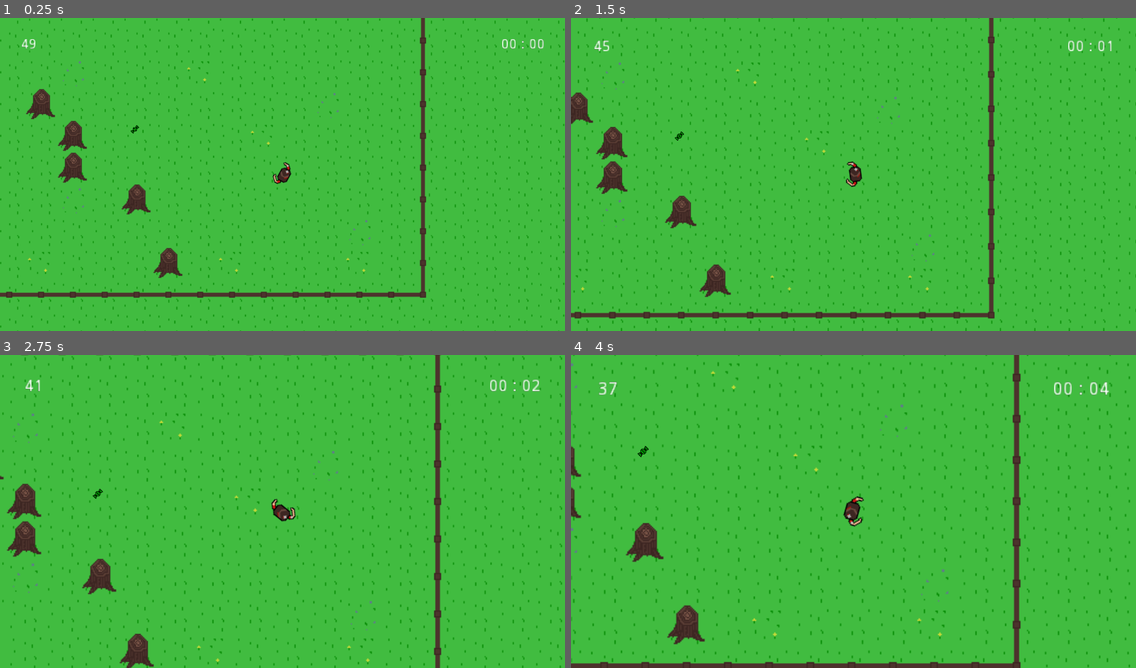
Above: before the commit, frames 1-4 (two rows, left to right).
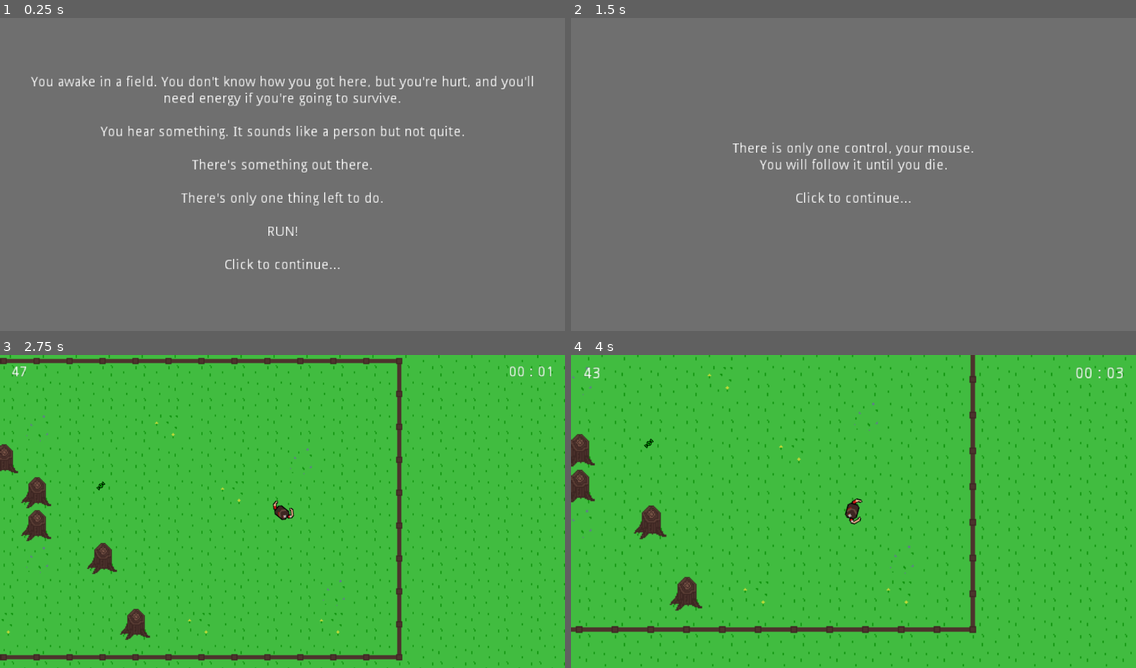
Above: after the commit, the same moments.

Repository: fanduin/animated-enigma
Game: Godot game, scene res://scenes/Boot.tscn
Same seed, same stepped clock (60 frames per second), same inputs: the game is played once before the commit and once after it. Before the commit the project starts from res://scenes/Main.tscn.
Inputs (mouse positions are in pixels of both pictures, inside the frame that each line leads up to):
- Up to frame 1 (0.25 s): no input
- Up to frame 2 (1.5 s): tap Enter at 0.5 s; move the mouse to (977, 158) at 0.52 s; click (977, 158) at 0.67 s; move the mouse to (740, 190) at 1.27 s; click (740, 190) at 1.42 s
- Up to frame 3 (2.75 s): move the mouse to (339, 442) at 2.02 s; click (339, 442) at 2.17 s
- Up to frame 4 (4 s): move the mouse to (825, 574) at 2.77 s; click (825, 574) at 2.92 s; move the mouse to (1023, 558) at 3.52 s; click (1023, 558) at 3.67 s

The runs differ from the first frame. In frame 1, 100% of the frame differs, in the area x 0-100%, y 0-100%; in frame 2, 100%; in frame 3, 11%; in frame 4, 11%.

Commit message:
Added simple boot screen and restarting

Diff:
--- a/project.godot
+++ b/project.godot
@@ -16,7 +16,8 @@
 [application]
 
 config/name="GMTK 2019"
-run/main_scene="res://scenes/Main.tscn"
+run/main_scene="res://scenes/Boot.tscn"
+boot_splash/image="res://Assets/Textures/candy.png"
 config/icon="res://Assets/Textures/icon.png"
 
 [display]
--- /dev/null
+++ b/scenes/Boot.tscn
@@ -0,0 +1,71 @@
+[gd_scene load_steps=2 format=2]
+
+[ext_resource path="res://scripts/Boot.gd" type="Script" id=1]
+
+[node name="Boot" type="Node2D"]
+script = ExtResource( 1 )
+
+[node name="ColorRect" type="ColorRect" parent="."]
+margin_right = 576.0
+margin_bottom = 320.0
+color = Color( 0.439216, 0.439216, 0.439216, 1 )
+
+[node name="MarginContainer" type="MarginContainer" parent="."]
+anchor_right = 1.0
+margin_right = 576.0
+margin_bottom = 320.0
+custom_constants/margin_right = 20
+custom_constants/margin_top = 20
+custom_constants/margin_left = 20
+custom_constants/margin_bottom = 20
+
+[node name="VBoxContainer" type="VBoxContainer" parent="MarginContainer"]
+margin_left = 20.0
+margin_top = 20.0
+margin_right = 556.0
+margin_bottom = 300.0
+custom_constants/separation = 20
+alignment = 1
+
+[node name="P1" type="Label" parent="MarginContainer/VBoxContainer"]
+margin_top = 39.0
+margin_right = 536.0
+margin_bottom = 70.0
+text = "You awake in a field. You don't know how you got here, but you're hurt, and you'll
+need energy if you're going to survive."
+align = 1
+
+[node name="P2" type="Label" parent="MarginContainer/VBoxContainer"]
+margin_top = 90.0
+margin_right = 536.0
+margin_bottom = 104.0
+text = "You hear something. It sounds like a person but not quite."
+align = 1
+
+[node name="P3" type="Label" parent="MarginContainer/VBoxContainer"]
+margin_top = 124.0
+margin_right = 536.0
+margin_bottom = 138.0
+text = "There's something out there."
+align = 1
+
+[node name="P4" type="Label" parent="MarginContainer/VBoxContainer"]
+margin_top = 158.0
+margin_right = 536.0
+margin_bottom = 172.0
+text = "There's only one thing left to do."
+align = 1
+
+[node name="P5" type="Label" parent="MarginContainer/VBoxContainer"]
+margin_top = 192.0
+margin_right = 536.0
+margin_bottom = 206.0
+text = "RUN!"
+align = 1
+
+[node name="P6" type="Label" parent="MarginContainer/VBoxContainer"]
+margin_top = 226.0
+margin_right = 536.0
+margin_bottom = 240.0
+text = "Click to continue..."
+align = 1
--- /dev/null
+++ b/scenes/Controls.tscn
@@ -0,0 +1,31 @@
+[gd_scene load_steps=2 format=2]
+
+[ext_resource path="res://scripts/Controls.gd" type="Script" id=1]
+
+[node name="Controls" type="Node2D"]
+script = ExtResource( 1 )
+
+[node name="ColorRect" type="ColorRect" parent="."]
+margin_right = 576.0
+margin_bottom = 320.0
+color = Color( 0.439216, 0.439216, 0.439216, 1 )
+
+[node name="MarginContainer" type="MarginContainer" parent="."]
+margin_right = 576.0
+margin_bottom = 320.0
+
+[node name="VBoxContainer" type="VBoxContainer" parent="MarginContainer"]
+margin_right = 576.0
+margin_bottom = 320.0
+
+[node name="P1" type="Label" parent="MarginContainer/VBoxContainer"]
+margin_top = 127.0
+margin_right = 576.0
+margin_bottom = 192.0
+size_flags_vertical = 6
+text = "There is only one control, your mouse.
+You will follow it until you die.
+
+Click to continue..."
+align = 1
+valign = 1
--- a/scenes/GUI.tscn
+++ b/scenes/GUI.tscn
@@ -1,29 +1,56 @@
-[gd_scene format=2]
+[gd_scene load_steps=2 format=2]
+
+[ext_resource path="res://scripts/GUI.gd" type="Script" id=1]
 
 [node name="GUI" type="CanvasLayer"]
+script = ExtResource( 1 )
 
 [node name="MarginContainer" type="MarginContainer" parent="."]
 anchor_right = 1.0
 margin_bottom = 14.0
-custom_constants/margin_right = 20
-custom_constants/margin_top = 20
-custom_constants/margin_left = 20
-custom_constants/margin_bottom = 20
+custom_constants/margin_right = 10
+custom_constants/margin_top = 10
+custom_constants/margin_left = 10
+custom_constants/margin_bottom = 10
 
-[node name="HBoxContainer" type="HBoxContainer" parent="MarginContainer"]
-margin_left = 20.0
-margin_top = 20.0
+[node name="VBoxContainer" type="VBoxContainer" parent="MarginContainer"]
+margin_left = 10.0
+margin_top = 10.0
+margin_right = 566.0
+margin_bottom = 42.0
+
+[node name="HBoxContainer" type="HBoxContainer" parent="MarginContainer/VBoxContainer"]
 margin_right = 556.0
-margin_bottom = 34.0
+margin_bottom = 14.0
 
-[node name="Speed" type="Label" parent="MarginContainer/HBoxContainer"]
-margin_right = 496.0
+[node name="Speed" type="Label" parent="MarginContainer/VBoxContainer/HBoxContainer"]
+margin_right = 516.0
 margin_bottom = 14.0
 size_flags_horizontal = 3
 text = "100"
 
-[node name="Time" type="Label" parent="MarginContainer/HBoxContainer"]
-margin_left = 500.0
-margin_right = 536.0
+[node name="Time" type="Label" parent="MarginContainer/VBoxContainer/HBoxContainer"]
+margin_left = 520.0
+margin_right = 556.0
 margin_bottom = 14.0
 text = "00:00"
+
+[node name="Dead" type="Label" parent="MarginContainer/VBoxContainer"]
+visible = false
+margin_top = 18.0
+margin_right = 536.0
+margin_bottom = 32.0
+text = "YOU DEAD"
+align = 1
+
+[node name="RestartTime" type="Label" parent="MarginContainer/VBoxContainer"]
+visible = false
+margin_top = 18.0
+margin_right = 556.0
+margin_bottom = 32.0
+text = "00:00"
+align = 1
+
+[node name="RestartTimer" type="Timer" parent="."]
+wait_time = 5.0
+[connection signal="timeout" from="RestartTimer" to="." method="_on_RestartTimer_timeout"]
--- a/scenes/Main.tscn
+++ b/scenes/Main.tscn
@@ -1,12 +1,11 @@
-[gd_scene load_steps=21 format=2]
+[gd_scene load_steps=20 format=2]
 
 [ext_resource path="res://Assets/Tilesets/tileset.png" type="Texture" id=1]
 [ext_resource path="res://scenes/Pickup.tscn" type="PackedScene" id=2]
 [ext_resource path="res://scenes/Player.tscn" type="PackedScene" id=3]
 [ext_resource path="res://scripts/Camera.gd" type="Script" id=4]
 [ext_resource path="res://scenes/GUI.tscn" type="PackedScene" id=5]
-[ext_resource path="res://scripts/GUI.gd" type="Script" id=6]
-[ext_resource path="res://scenes/Zombie.tscn" type="PackedScene" id=7]
+[ext_resource path="res://scenes/Zombie.tscn" type="PackedScene" id=6]
 
 [sub_resource type="NavigationPolygon" id=1]
 vertices = PoolVector2Array( 0, 0, 32, 0, 32, 32, 0, 32 )
@@ -144,9 +143,8 @@
 script = ExtResource( 4 )
 
 [node name="GUI" parent="." instance=ExtResource( 5 )]
-script = ExtResource( 6 )
 
-[node name="Zombie" parent="." instance=ExtResource( 7 )]
+[node name="Zombie" parent="." instance=ExtResource( 6 )]
 position = Vector2( 99.1398, 204.111 )
 
 [node name="Line2D" type="Line2D" parent="."]
--- /dev/null
+++ b/scripts/Boot.gd
@@ -0,0 +1,17 @@
+extends Node2D
+
+onready var screen_size = Vector2(
+	ProjectSettings.get_setting('display/window/size/width'),
+	ProjectSettings.get_setting('display/window/size/height'))
+
+func _ready():
+	var canvas_transform = get_viewport().get_canvas_transform()
+	get_viewport().set_size_override(true, screen_size)
+
+	canvas_transform[2] =  Vector2(0, 0)
+	get_viewport().set_canvas_transform(canvas_transform)
+
+func _input(event):
+	if event is InputEventMouseButton:
+		yield(get_tree().create_timer(0.5), "timeout")
+		get_tree().change_scene("scenes/Controls.tscn")
--- /dev/null
+++ b/scripts/Controls.gd
@@ -0,0 +1,6 @@
+extends Node2D
+
+func _input(event):
+	if event is InputEventMouseButton:
+		yield(get_tree().create_timer(0.5), "timeout")
+		get_tree().change_scene("scenes/Main.tscn")
--- a/scripts/GUI.gd
+++ b/scripts/GUI.gd
@@ -3,22 +3,37 @@
 var time_start = 0
 var time_now = 0
 
+var dead : = false
+
 onready var player = get_node("../Player")
-onready var speed_label = get_node("MarginContainer/HBoxContainer/Speed")
-onready var time_label = get_node("MarginContainer/HBoxContainer/Time")
+onready var speed_label = $MarginContainer/VBoxContainer/HBoxContainer/Speed
+onready var time_label = $MarginContainer/VBoxContainer/HBoxContainer/Time
+onready var dead_label = $MarginContainer/VBoxContainer/Dead
+onready var restart_time = $MarginContainer/VBoxContainer/RestartTime
+onready var restart_timer = $RestartTimer
 
 func _ready():
 	time_start = OS.get_unix_time()
 	set_process(true)
 
 func _process(delta):
-	time_now = OS.get_unix_time()
-	var elapsed = time_now - time_start
-	var minutes = elapsed / 60
-	var seconds = elapsed % 60
-	speed_label.text = "%d" % player.speed
-	time_label.text = "%02d : %02d" % [minutes, seconds]
+	if not dead:
+		time_now = OS.get_unix_time()
+		var elapsed = time_now - time_start
+		var minutes = elapsed / 60
+		var seconds = elapsed % 60
+		speed_label.text = "%d" % player.speed
+		time_label.text = "%02d : %02d" % [minutes, seconds]
+	else:
+		restart_time.text = "%d" % (restart_timer.time_left + 1)
 
 
 func _on_Zombie_player_dead():
-	set_process(false)
+	dead = true
+	dead_label.visible = true
+	restart_time.visible = true
+	restart_timer.start()
+
+
+func _on_RestartTimer_timeout():
+	get_tree().change_scene("scenes/Boot.tscn")
